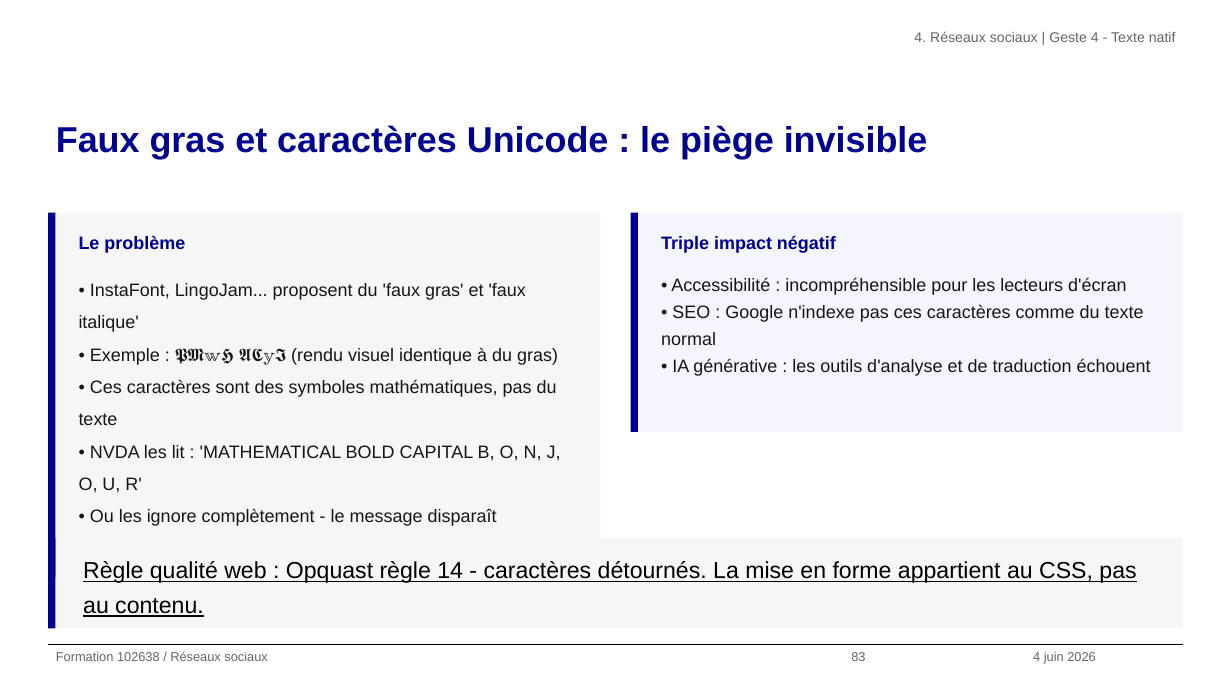
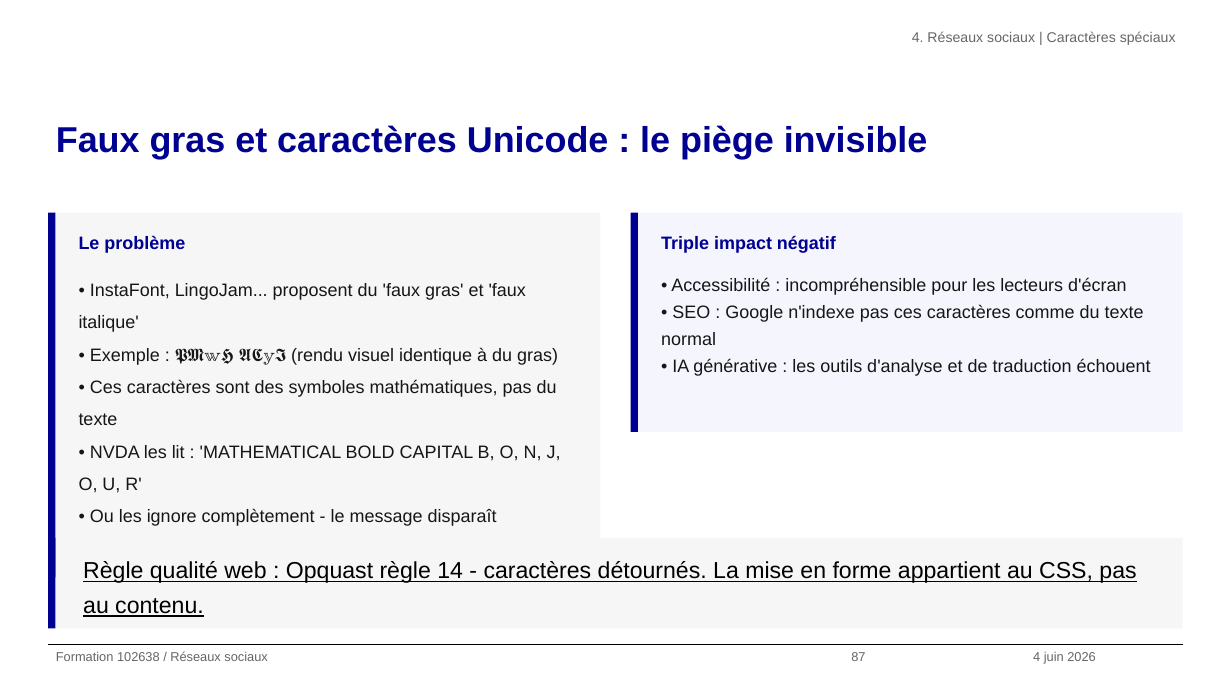
Before and after one commit to alexandra-guiderdoni/usine-fabrication-igpde-102846-ay11, a slide deck: slide 87 of formation-102638-juin-2026.pptx (slide 83 before the commit). Drawn at 1232x693 pixels with LibreOffice and Linux fonts; fonts in the diff are those of the drawing; background and template pictures are left out. Boxes give left, top, right and bottom in pixels: in the first picture for what was removed or moved away, otherwise in the second. Text is boxed around its words. In the diff, an @@ line names an element or a change of style, - is before the commit and + after.

```diff
--- a/formation-102638-juin-2026.pptx
+++ b/formation-102638-juin-2026.pptx
@@ text at (912, 31, 1176, 45): text changed @@
-4. Réseaux sociaux | Geste 4 - Texte natif
+4. Réseaux sociaux | Caractères spéciaux
@@ text at (851, 652, 865, 661): text changed @@
-83
+87
```
Also in this commit, not shown: 66 other slides changed, 5 slides added, 1 slide removed, 47 other files.
